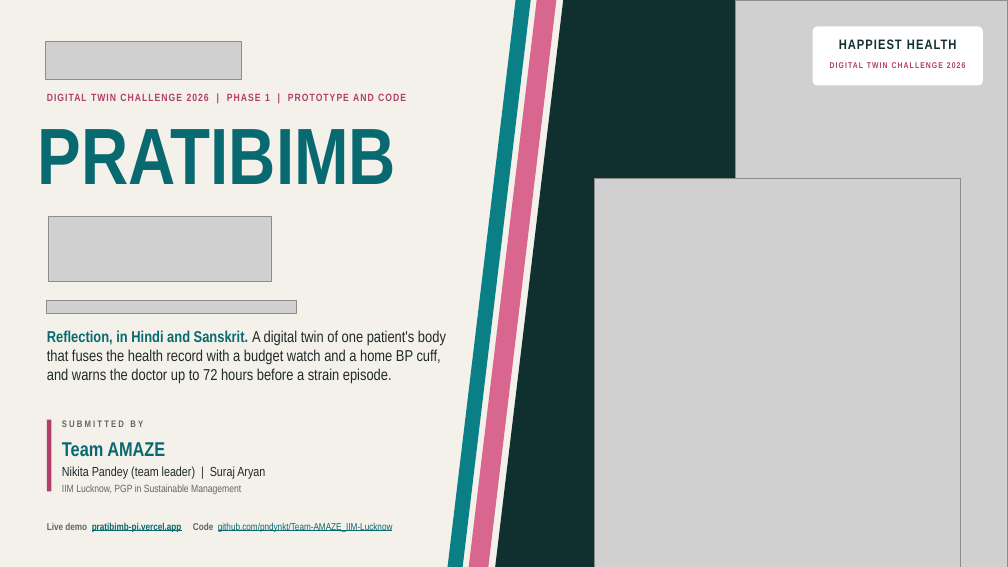
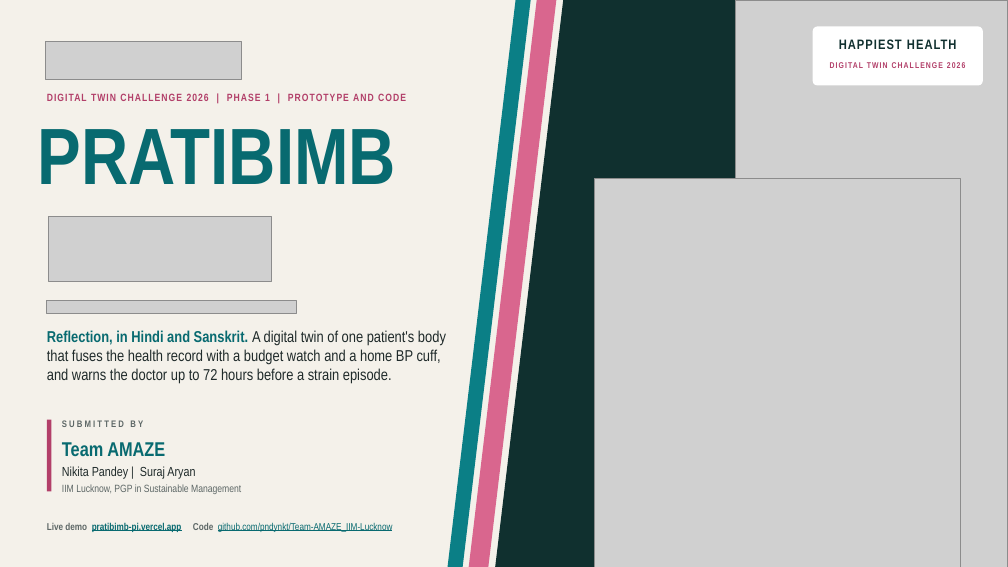
Before and after one commit to pndynkt/Team-AMAZE_IIM-Lucknow, a slide deck: slide 1 of docs/presentation.pptx. Drawn at 1008x567 pixels with LibreOffice and Linux fonts; fonts in the diff are those of the drawing; grey boxes stand for pictures. Boxes give left, top, right and bottom in pixels: in the first picture for what was removed or moved away, otherwise in the second. Text is boxed around its words. In the diff, an @@ line names an element or a change of style, - is before the commit and + after.

```diff
--- a/docs/presentation.pptx
+++ b/docs/presentation.pptx
@@ text at <box>62,466,195,479</box>: text changed @@
-Nikita Pandey (team leader) | Suraj Aryan
+Nikita Pandey | Suraj Aryan
```
Also in this commit, not shown: 6 other slides changed, 4 other files.
